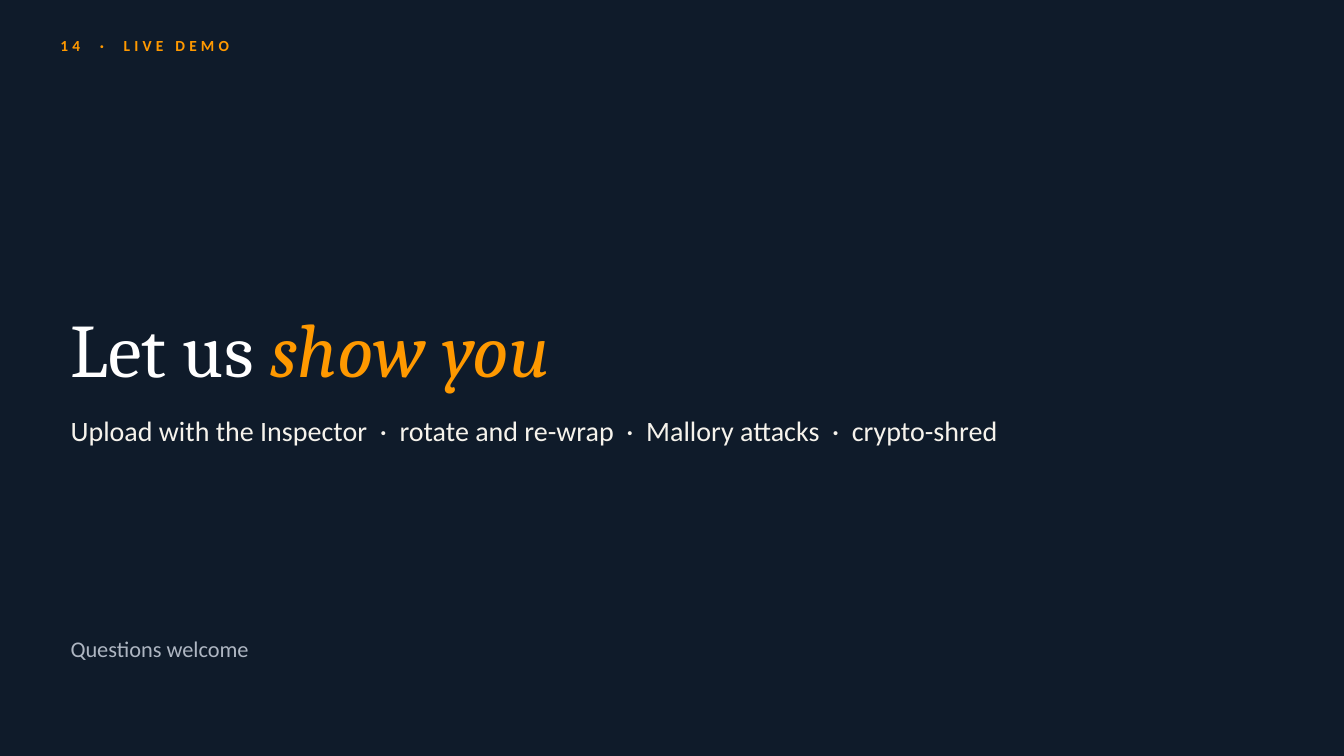
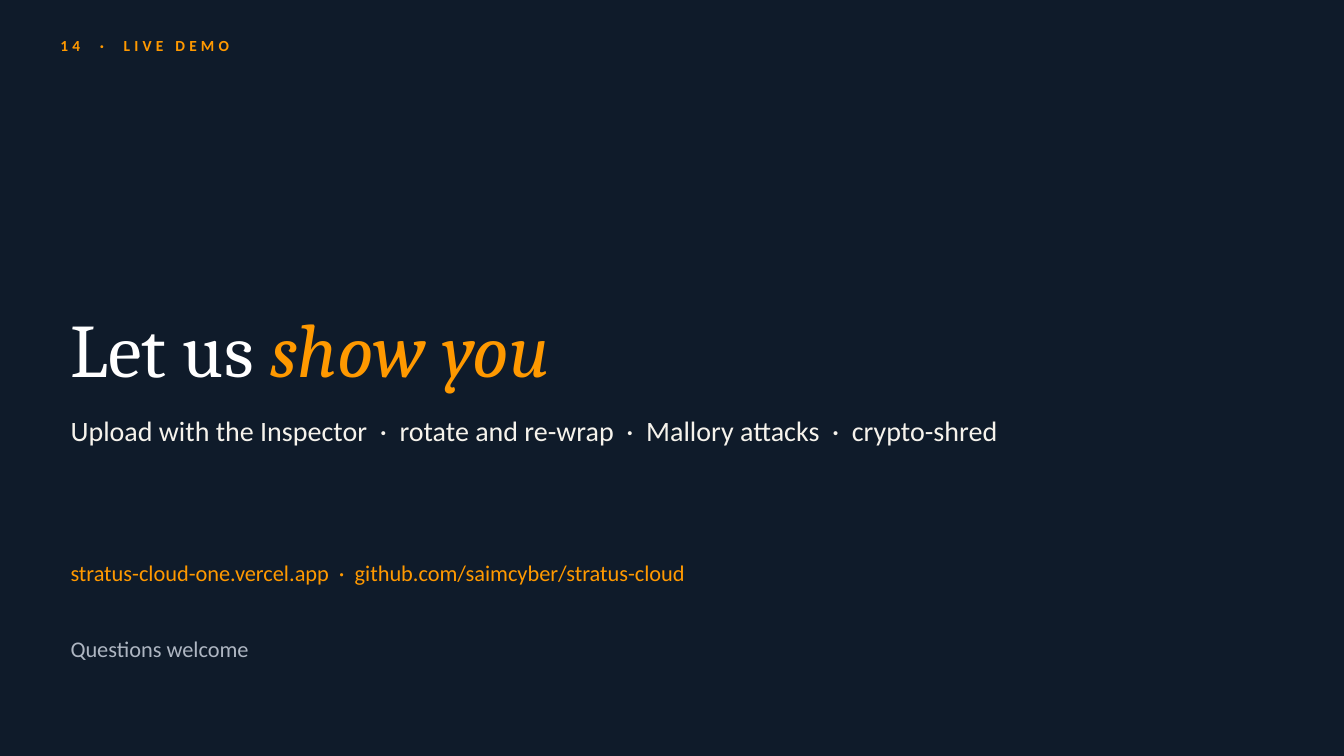
Before and after one commit to saimcyber/stratus-cloud, a slide deck: slide 15 of docs/Stratus-Presentation.pptx. Drawn at 1344x756 pixels with LibreOffice and Linux fonts; fonts in the diff are those of the drawing. Boxes give left, top, right and bottom in pixels: in the first picture for what was removed or moved away, otherwise in the second. Text is boxed around its words. In the diff, an @@ line names an element or a change of style, - is before the commit and + after.

```diff
--- a/docs/Stratus-Presentation.pptx
+++ b/docs/Stratus-Presentation.pptx
@@ text added at (x1=71, y1=565, x2=685, y2=585), 16 pt, text #FF9900 @@
+stratus-cloud-one.vercel.app · github.com/saimcyber/stratus-cloud
```
Also in this commit, not shown: 5 other files.
